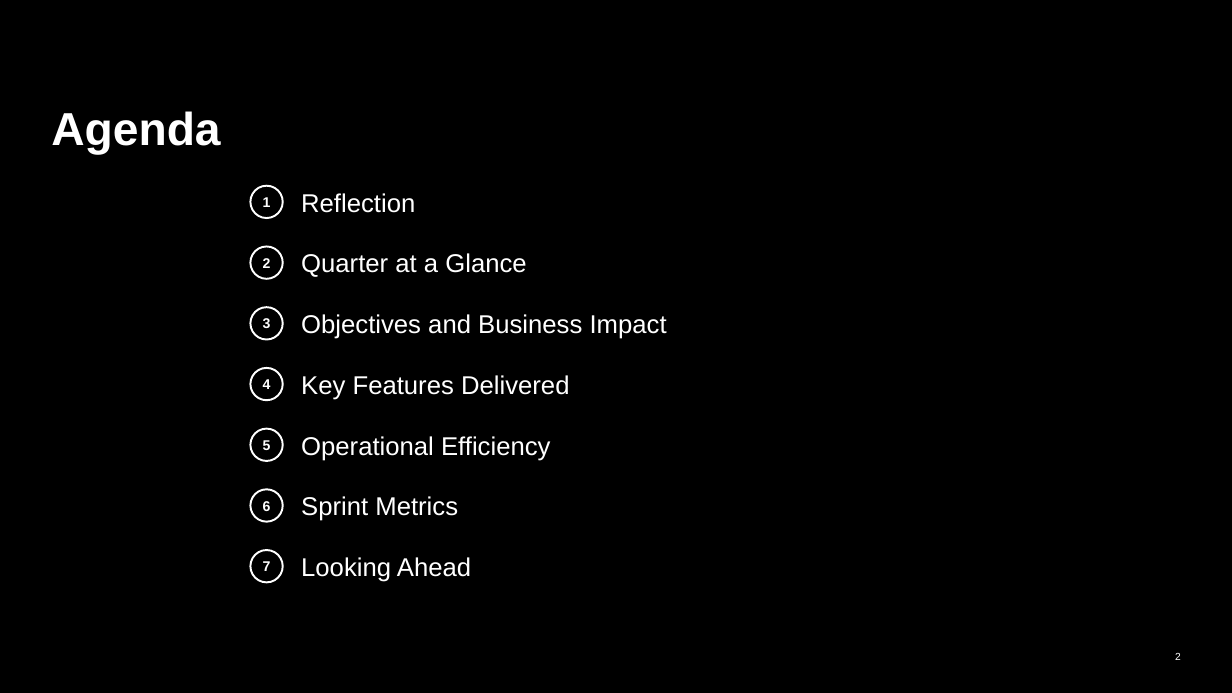
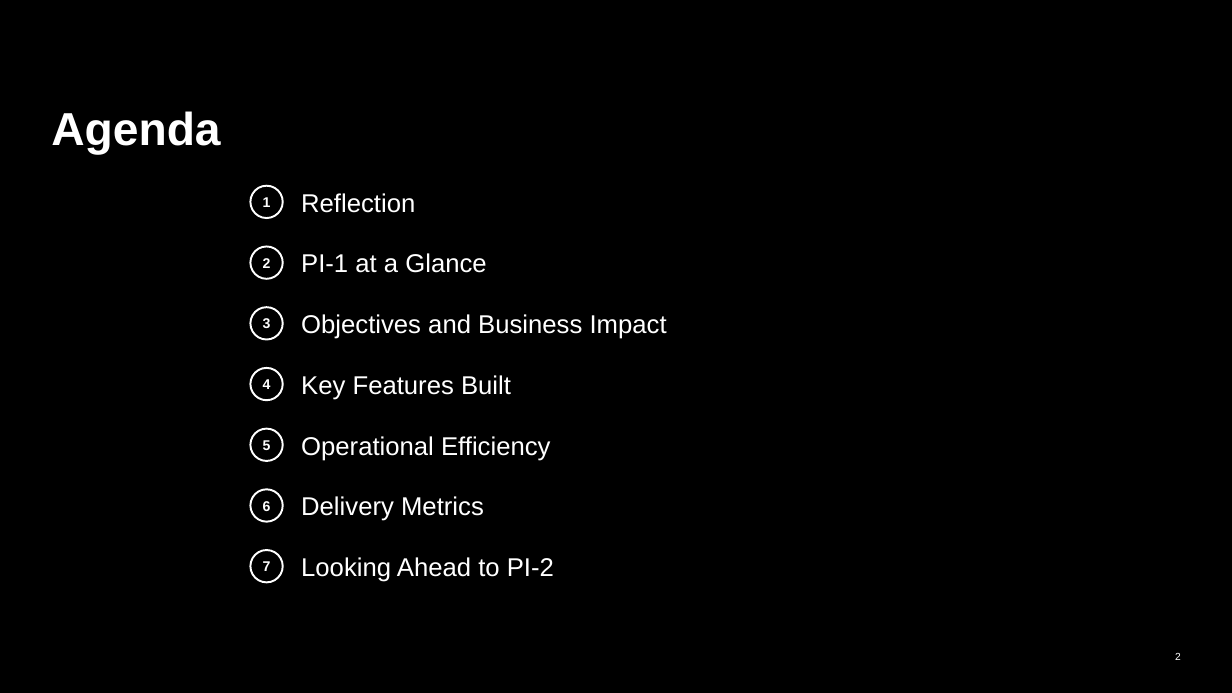
Before and after one commit to chintasurya/AscensionQBR, a slide deck: slide 2 of Ascension_QBR_FY27_PI-1.pptx. Drawn at 1232x693 pixels with LibreOffice and Linux fonts; fonts in the diff are those of the drawing; background and template pictures are left out. Boxes give left, top, right and bottom in pixels: in the first picture for what was removed or moved away, otherwise in the second. Text is boxed around its words. In the diff, an @@ line names an element or a change of style, - is before the commit and + after.

```diff
--- a/Ascension_QBR_FY27_PI-1.pptx
+++ b/Ascension_QBR_FY27_PI-1.pptx
@@ text at (301,253,486,273): text changed @@
-Quarter at a Glance
+PI-1 at a Glance
@@ text at (301,375,511,400): text changed @@
-Key Features Delivered
+Key Features Built
@@ text at (301,496,484,521): text changed @@
-Sprint Metrics
+Delivery Metrics
@@ text at (301,557,554,582): text changed @@
-Looking Ahead
+Looking Ahead to PI-2
```
Also in this commit, not shown: 5 other slides changed, 7 slides added, 10 slides removed, 6 other files.
